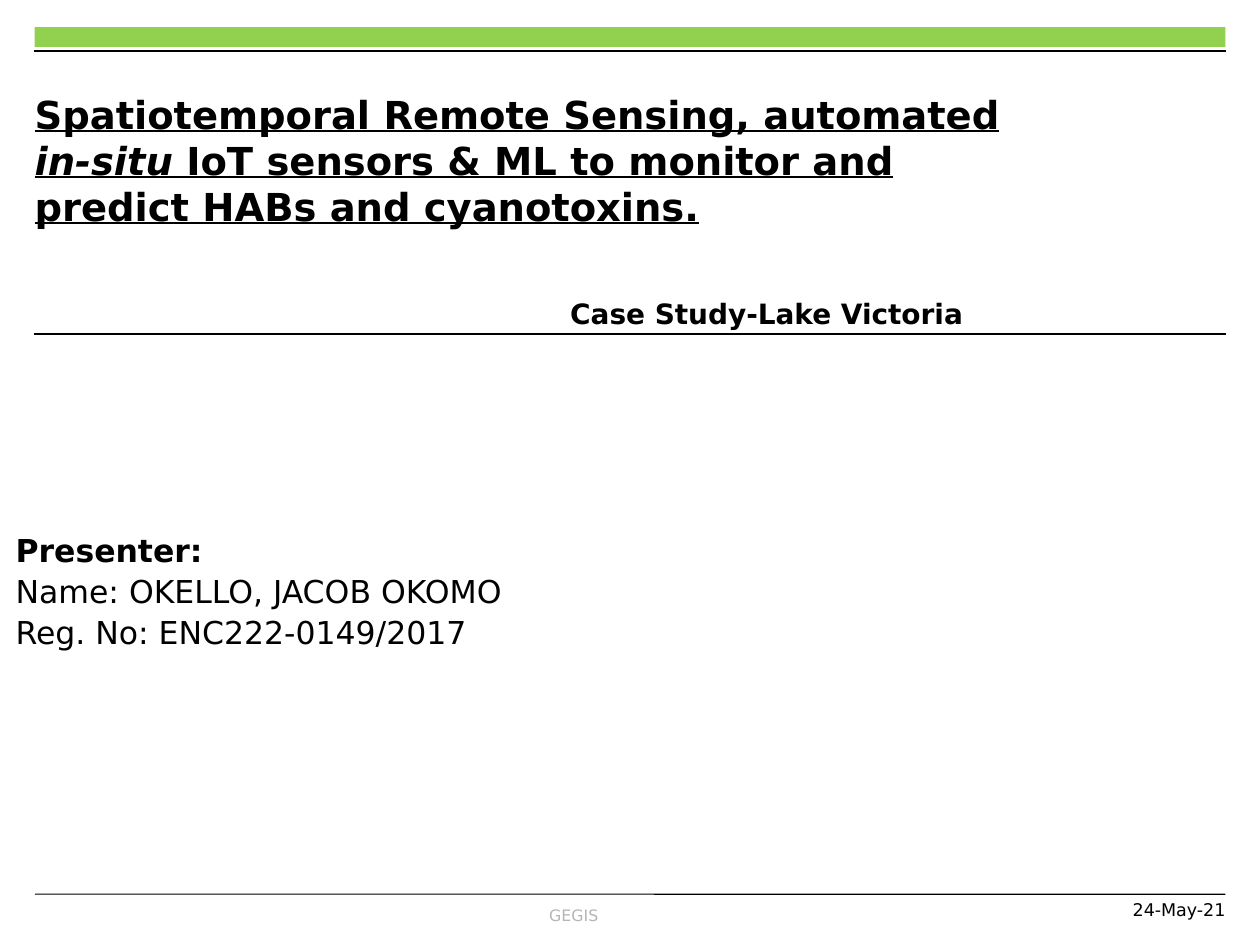
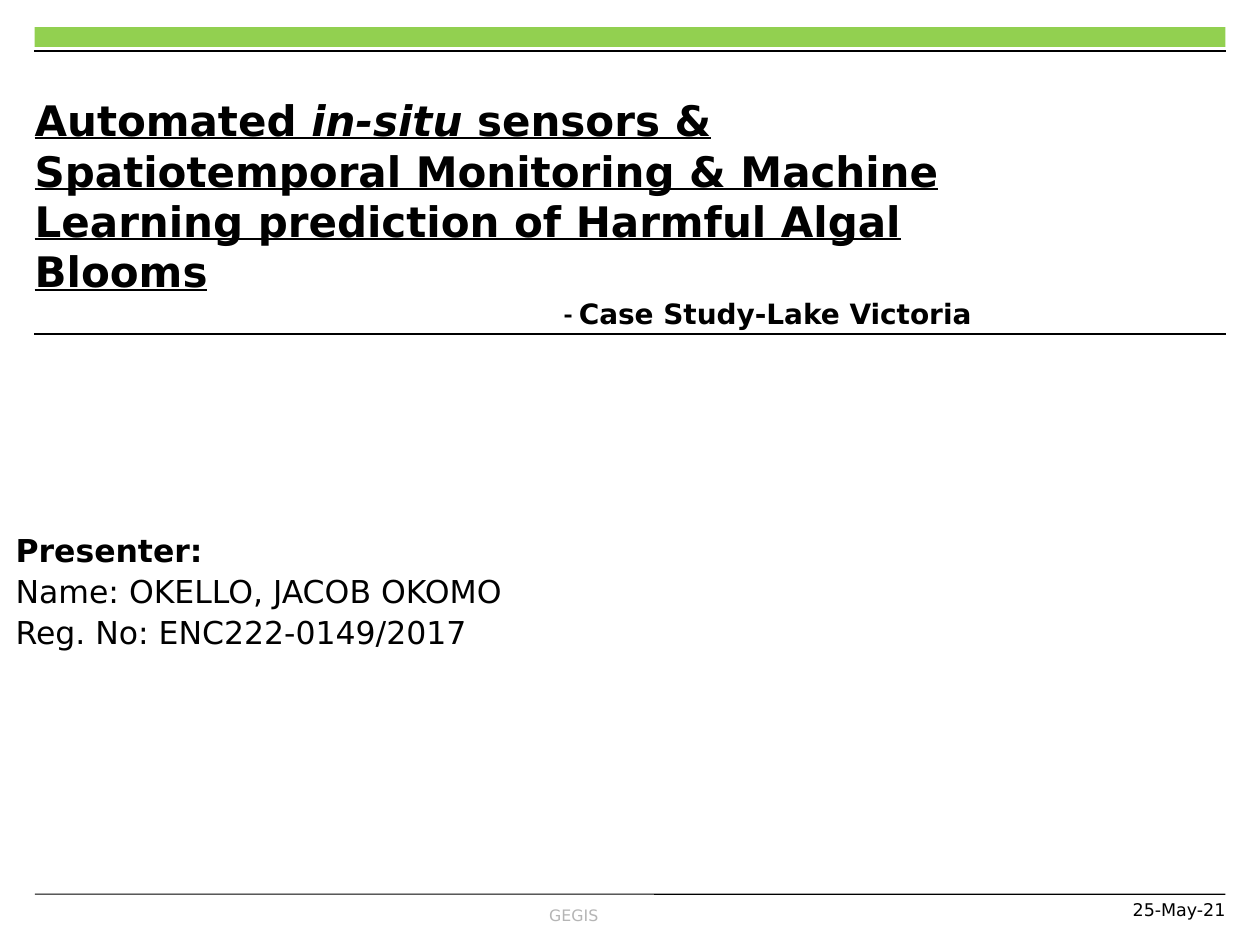
Before and after one commit to OkomoJacob/FinalYearProject, a slide deck: slide 1 of MY PRESENTATION.pptx. Drawn at 1260x945 pixels with LibreOffice and Linux fonts; fonts in the diff are those of the drawing; background and template pictures are left out. Boxes give left, top, right and bottom in pixels: in the first picture for what was removed or moved away, otherwise in the second. Text is boxed around its words. In the diff, an @@ line names an element or a change of style, - is before the commit and + after.

```diff
--- a/MY PRESENTATION.pptx
+++ b/MY PRESENTATION.pptx
@@ title at (35, 104, 972, 330): text changed; size 22 to 24 pt @@
-Spatiotemporal Remote Sensing, automated in-situ IoT sensors & ML to monitor and predict HABs and cyanotoxins.
-Case Study-Lake Victoria
+Automated in-situ sensors & Spatiotemporal Monitoring & Machine Learning prediction of Harmful Algal Blooms
+- Case Study-Lake Victoria
@@ text at (1133, 903, 1226, 920): text changed @@
-24-May-21
+25-May-21
```
Also in this commit, not shown: 2 other slides changed.
